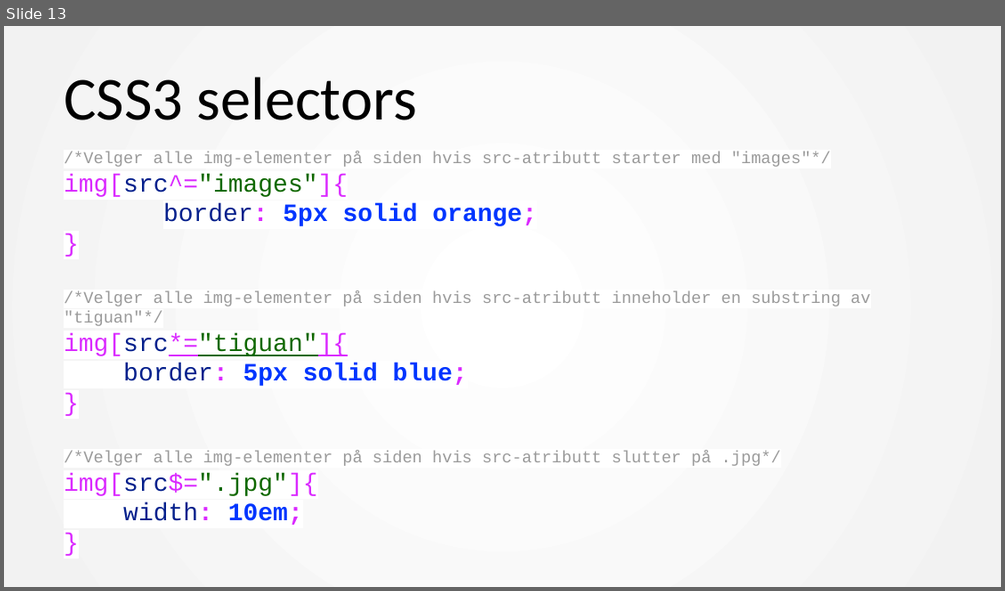
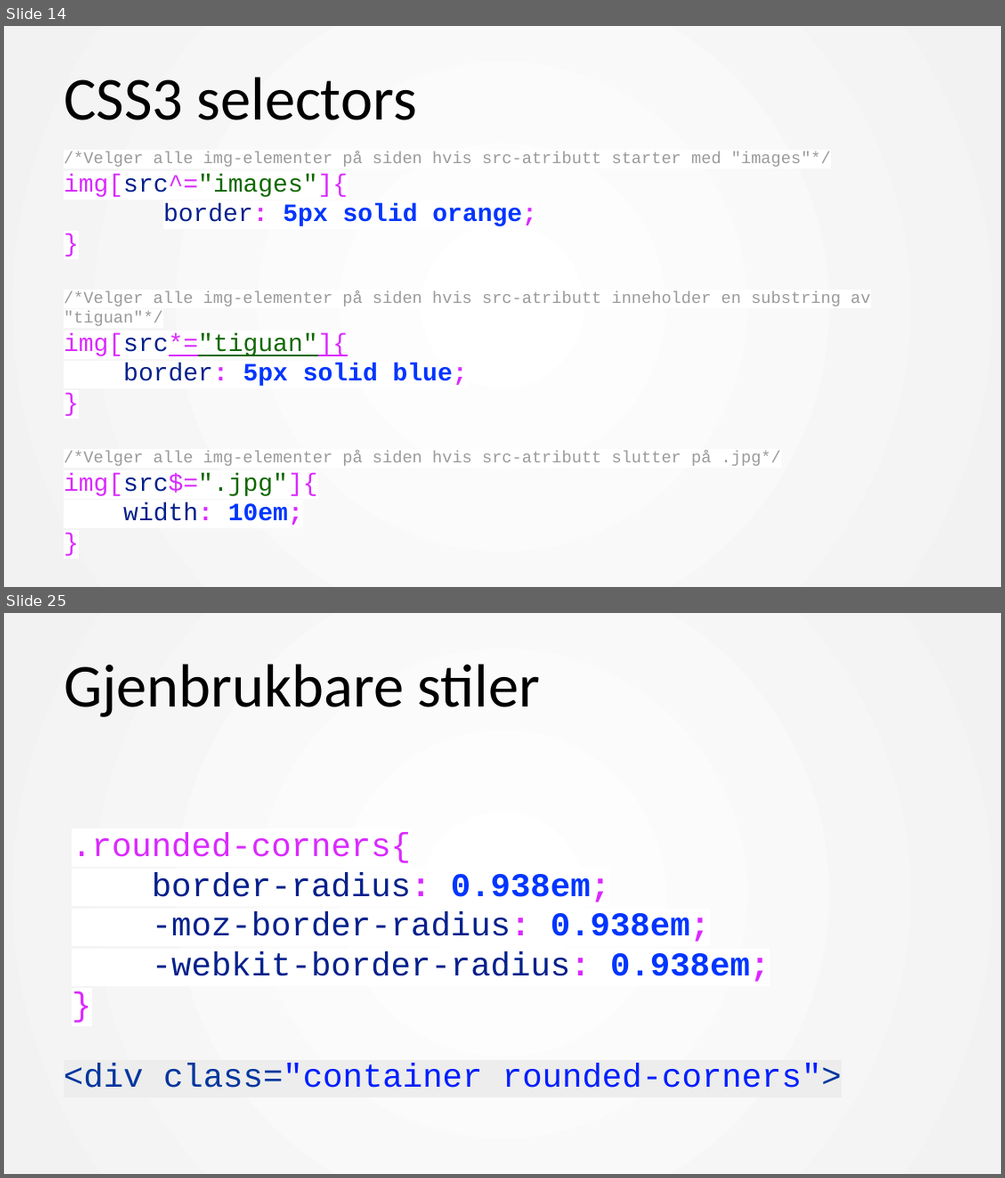
Before and after one commit to mesan/css-kurs, a slide deck: Foiler/1. CSS basic.pptx. Shown one above the other, each under a label of ours: slide 13 before the commit, slides 14 and 25 after it; the slides between them are not shown. The pictures are 1005x591 and 1005x1178 pixels, drawn with LibreOffice and Linux fonts; fonts in the diff are those of the drawing. Boxes give left, top, right and bottom in pixels: in the first picture for what was removed or moved away, otherwise in the second. Text is boxed around its words. In the diff, an @@ line names an element or a change of style, - is before the commit and + after.

```diff
--- a/Foiler/1. CSS basic.pptx
+++ b/Foiler/1. CSS basic.pptx
@@ slide 25 added at [4, 613, 1001, 1174], background #FFFFFF; not listed: 1 template element that a slide beside it also shows @@
@@ title added at [64, 664, 541, 717], 44 pt, text #000000 @@
+Gjenbrukbare stiler
@@ text added at [72, 832, 769, 981], 24 pt, text #05208C @@
+.rounded-corners{
+border-radius: 0.938em;
+-moz-border-radius: 0.938em;
+-webkit-border-radius: 0.938em;
+}
@@ text added at [64, 1063, 841, 1087], 24 pt, text #001EFF @@
+<div class="container rounded-corners">
@@ what was slide 13 is now slide 14 @@
```
Also in this commit, not shown: 11 slides changed, 11 other slides added, 7 slides removed, 4 other files.
